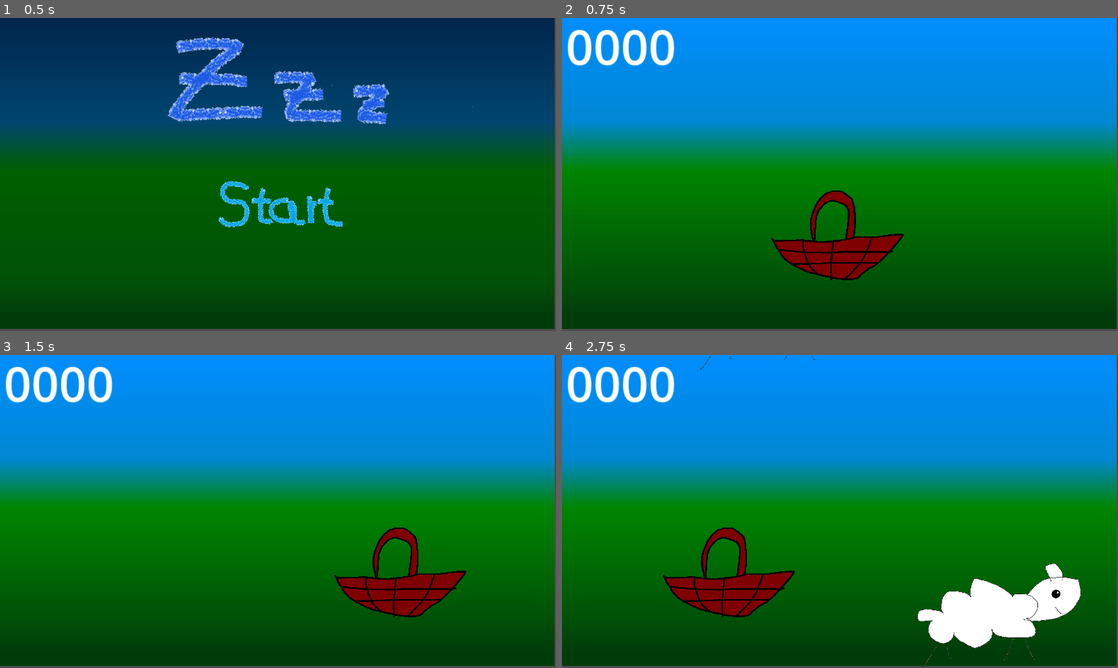
Above: before the commit, frames 1-4 (two rows, left to right).
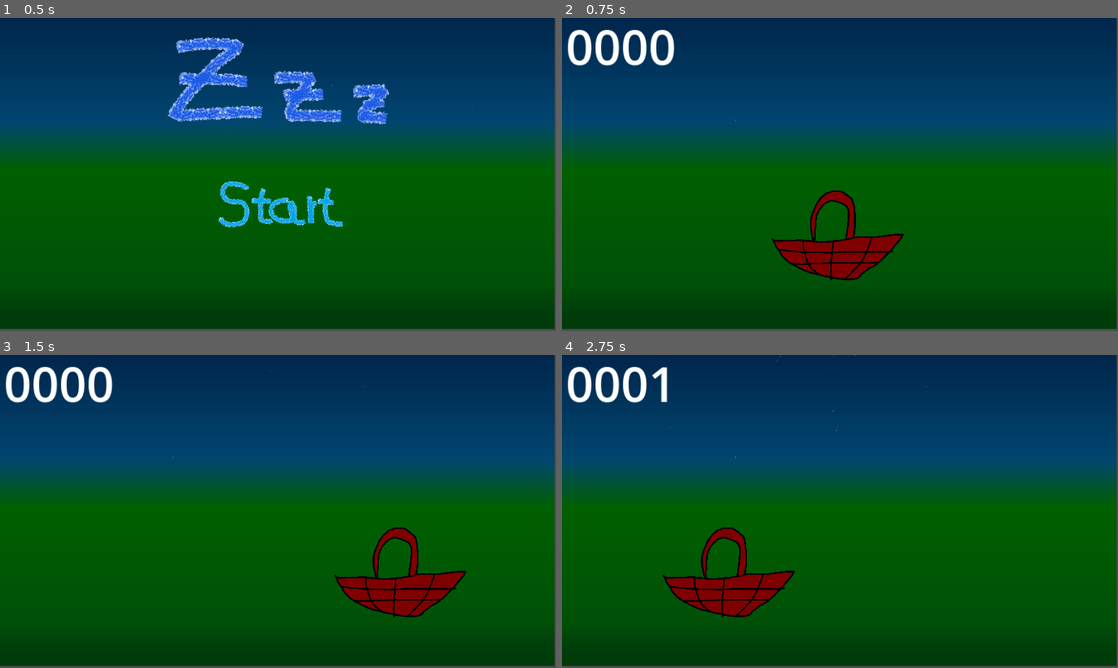
Above: after the commit, the same moments.

Repository: Glow-Project/gwj-55
Game: Godot game, scene res://menu.tscn
The game is run twice, just before and just after one commit, with the same random seed, the same clock (stepped at 60 frames per second) and the same inputs.
Inputs (mouse positions are in pixels of both pictures, inside the frame that each line leads up to):
- Up to frame 1 (0.5 s): no input
- Up to frame 2 (0.75 s): click (840, 205) at 0.5 s
- Up to frame 3 (1.5 s): tap Enter at 1.25 s; move the mouse to (400, 495) at 1.27 s
- Up to frame 4 (2.75 s): move the mouse to (728, 527) at 2.02 s

Frame 1 is identical in both runs. In frame 2, 59% of the frame differs, in the area x 0-100%, y 0-61%; in frame 3, 59%; in frame 4, 64%, in the area x 0-100%, y 0-100%.

Commit message:
sheep: free when fall into abyss

Diff:
--- a/game.tscn
+++ b/game.tscn
@@ -1,26 +1,20 @@
 [gd_scene load_steps=7 format=3 uid="uid://nk3futyhd5xq"]
 
 [ext_resource type="Script" path="res://game.gd" id="1_36ujl"]
+[ext_resource type="PackedScene" uid="uid://c7bryqilrava" path="res://background.tscn" id="2_hdh55"]
 [ext_resource type="PackedScene" uid="uid://crgjr4dtiwt0o" path="res://basket.tscn" id="3_1r1d0"]
 [ext_resource type="PackedScene" uid="uid://dh5pcibs7vpim" path="res://spawner.tscn" id="3_ruxjr"]
 [ext_resource type="PackedScene" uid="uid://xkho8sp45eiy" path="res://counter.tscn" id="4_3ldk1"]
-
-[sub_resource type="Gradient" id="Gradient_qqhsb"]
-offsets = PackedFloat32Array(0.0479042, 0.149701, 0.508982, 0.664671, 1)
-colors = PackedColorArray(2.10572e-08, 0.237782, 0.0426036, 1, 1.50409e-08, 0.318864, 0.0304312, 1, 0, 0.521569, 0, 1, 0, 0.533333, 0.827451, 1, 0, 0.556863, 1, 1)
-
-[sub_resource type="GradientTexture1D" id="GradientTexture1D_ctnis"]
-gradient = SubResource("Gradient_qqhsb")
-width = 255
+[ext_resource type="AudioStream" uid="uid://da3jx7t5y4ao3" path="res://lullaby2.mp3" id="5_beaxo"]
 
 [node name="Game" type="Node2D"]
 script = ExtResource("1_36ujl")
 
-[node name="Background" type="Sprite2D" parent="."]
-position = Vector2(571.799, 321.585)
-rotation = -1.5708
-scale = Vector2(2.53092, 1153.53)
-texture = SubResource("GradientTexture1D_ctnis")
+[node name="Background" parent="." instance=ExtResource("2_hdh55")]
+
+[node name="AbyssPoint" type="Marker2D" parent="."]
+position = Vector2(582, 666)
+scale = Vector2(0.5, 0.5)
 
 [node name="Basket" parent="." instance=ExtResource("3_1r1d0")]
 position = Vector2(571, 450)
--- a/sheep.gd
+++ b/sheep.gd
@@ -1,10 +1,23 @@
 extends RigidBody2D
+class_name Sheep
 
-@export_range(0.5,10,0.1) var speed = 1.0
+signal abyss_reached
 
-# Called when the node enters the scene tree for the first time.
+@export var abyss_y = 0.0
+@export_range(0.5,5) var speed = 1.0
+@export_range(0.2,1) var size = 1.0
+
+var signal_emitted = false
+
 func _ready():
-	mass *= speed
+	$Sheep.scale = Vector2(size,size)
+	$CollisionPolygon2D.scale = Vector2(size,size)
+	gravity_scale = speed
 
-func add_speed(speed:float):
-	mass *= speed
+func _process(delta)->void:
+	if global_position.y <= abyss_y and  !signal_emitted:
+		emit_signal("abyss_reached")
+
+func random()->void:
+	speed = randf_range(0.5,5)
+	size = randf_range(0.2,1)
--- a/sheep.tscn
+++ b/sheep.tscn
@@ -4,6 +4,7 @@
 [ext_resource type="Script" path="res://sheep.gd" id="1_wwb5v"]
 
 [node name="Sheep" type="RigidBody2D"]
+inertia = 1.0
 script = ExtResource("1_wwb5v")
 
 [node name="Sheep" type="Sprite2D" parent="."]
--- a/spawner.gd
+++ b/spawner.gd
@@ -2,6 +2,7 @@
 
 var sheep_scene = preload("res://sheep.tscn")
 
+@export var abyss_y:int
 @export var left_point:Marker2D
 @export var right_point:Marker2D
 
@@ -16,9 +17,11 @@
 
 
 func _on_timer_timeout():
-	var sheep = sheep_scene.instantiate()
+	var sheep:Sheep = sheep_scene.instantiate()
+	sheep.random()
+	sheep.abyss_y = abyss_y
 	add_child(sheep)
-	sheep.global_position.x = randi_range(
+	sheep.global_position.x = randf_range(
 		left_point.global_position.x,
 		right_point.global_position.x
 		)
